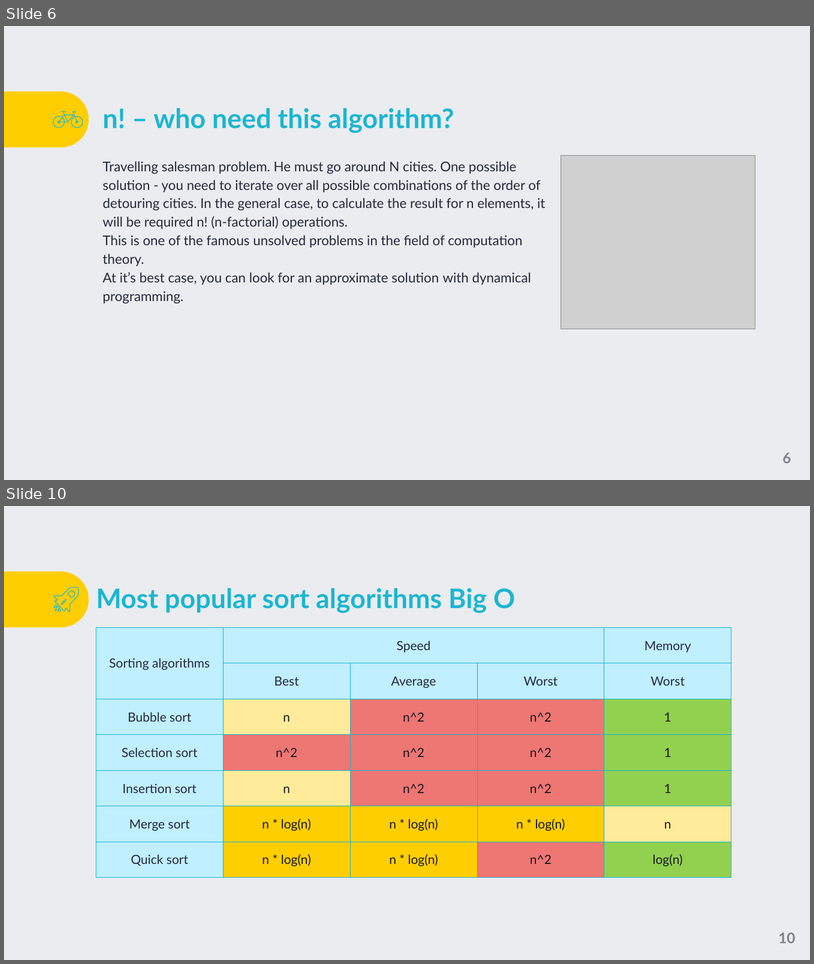
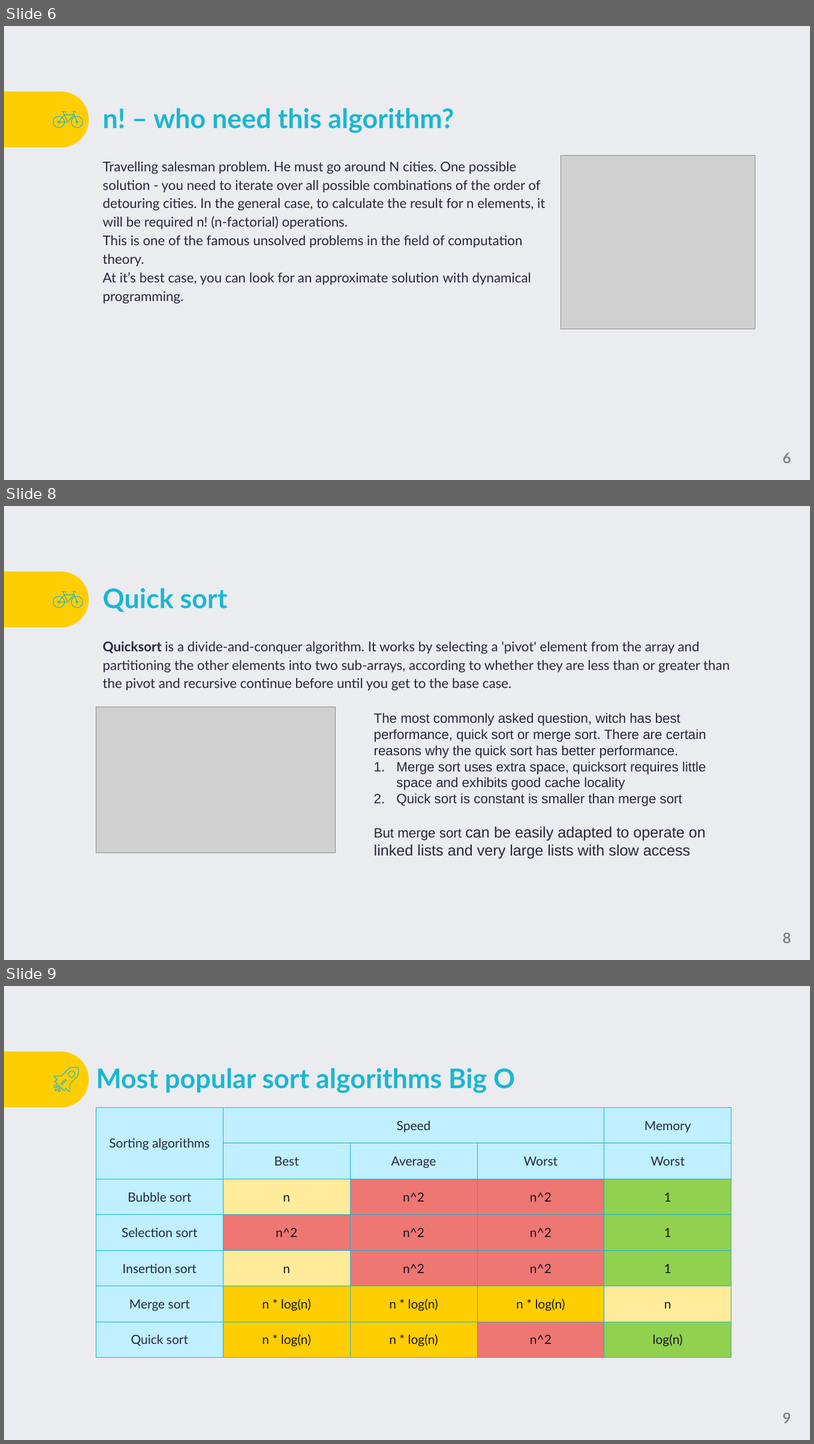
Before and after one commit to TigranVardanyan/Algorithms-and-Data-structures, a slide deck: ds&a.pptx. Shown one above the other, each under a label of ours: slides 6 and 10 before the commit, slides 6, 8 and 9 after it; the slides between them are not shown. The pictures are 814x964 and 814x1444 pixels, drawn with LibreOffice and Linux fonts; fonts in the diff are those of the drawing; grey boxes stand for pictures; background and template pictures are left out. Boxes give left, top, right and bottom in pixels: in the first picture for what was removed or moved away, otherwise in the second. Text is boxed around its words. In the diff, an @@ line names an element or a change of style, - is before the commit and + after.

```diff
--- a/ds&a.pptx
+++ b/ds&a.pptx
@@ slide 8 added at bbox=[4, 506, 810, 960], background picture (left out); not listed: 1 template element that a slide beside it also shows @@
@@ title added at bbox=[103, 588, 228, 612], 32 pt, text #1AB6D1, bold @@
+Quick sort
@@ group added at bbox=[53, 591, 83, 607]: 7 freeform shapes @@
@@ text added at bbox=[103, 641, 730, 690], 16 pt, text #24283B @@
+Quicksort is a divide-and-conquer algorithm. It works by selecting a 'pivot' element from the array and partitioning the other elements into two sub-arrays, according to whether they are less than or greater than the pivot and recursive continue before until you get to the base case.
@@ picture added at bbox=[96, 706, 336, 853] @@
@@ text added at bbox=[374, 712, 707, 859], 16 pt, text #24283B @@
+The most commonly asked question, witch has best performance, quick sort or merge sort. There are certain reasons why the quick sort has better performance.
+1. Merge sort uses extra space, quicksort requires little space and exhibits good cache locality
+2. Quick sort is constant is smaller than merge sort
+But merge sort can be easily adapted to operate on linked lists and very large lists with slow access
@@ page number added at bbox=[783, 932, 791, 943], 17.3 pt, text #80828B, bold @@
+8
@@ what was slide 10 is now slide 9 @@
@@ page number at bbox=[783, 1412, 791, 1423]: text changed @@
-10
+9
```
Also in this commit, not shown: 3 slides changed, 5 other slides added, 5 slides removed, 1 other file.
